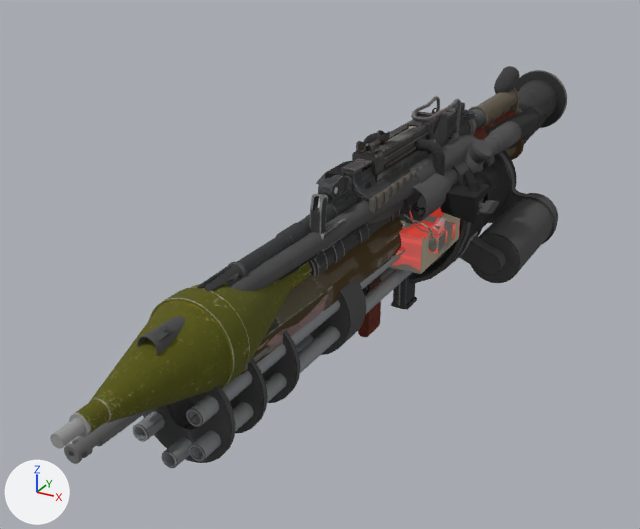
Before and after pictures for a commit that changed the glTF model assets/260/props/arms.glb.
Rendered twice from a camera (50 mm lens) standing at (0.418, -0.972, 0.399) and looking at (-0.079, -0.07, -0.053). Every picture has the same lights, and +X, +Y and +Z are marked at lower left. The picture after the commit comes second. Where no turn or scale is listed for an object, it has been applied to the vertices.

Names of what the first picture shows: 'bat', 'c4', 'minigun', 'rifle', 'rpg', 'shotgun', 'smg', 'sniper'.
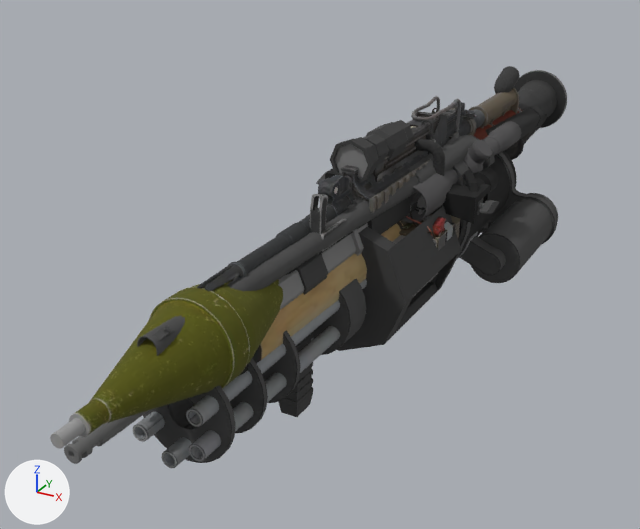
Location of each change, [x1, y1, x2, y2] in pixels of the pictures (640 x 529 px):
'launcher', added: after [278, 120, 492, 417]
'bat', surface changed: [241, 138, 524, 375] in both
'c4', surface changed (darker): [399, 211, 460, 250] in both

Edits to the bpy script that builds the scene:
```text
Change mat_materialsmodelsweaponsw_modelsw_c4c4:
    where n2 = _N.new('ShaderNodeTexImage'); n2.name = 'Image Texture'
    n2.image: img_image_16 -> img_image_18
    where n5 = _N.new('ShaderNodeTexImage'); n5.name = 'Image Texture.001'
    n5.image: img_image_15 -> img_image_17
Change mat_baseball_bat:
    where n4 = _N.new('ShaderNodeTexImage'); n4.name = 'Image Texture'
    n4.image: img_image_17 -> img_image_19
Add mat_material_2:
    mat_material_2 = bpy.data.materials.new('Material')
    # uses the picture img_image_15
Add me_launcher:
    me_launcher.from_pydata(...)  # 967 vertices, 1892 faces; spans x -0.081..0.081, y -0.39..0.39, z -0.139..0.139
    me_launcher.materials.append(mat_material_2)
Add ob_launcher:
    ob_launcher = bpy.data.objects.new('launcher', me_launcher)
    ob_launcher.location = (0.0, 0.0, 0.0)
```
